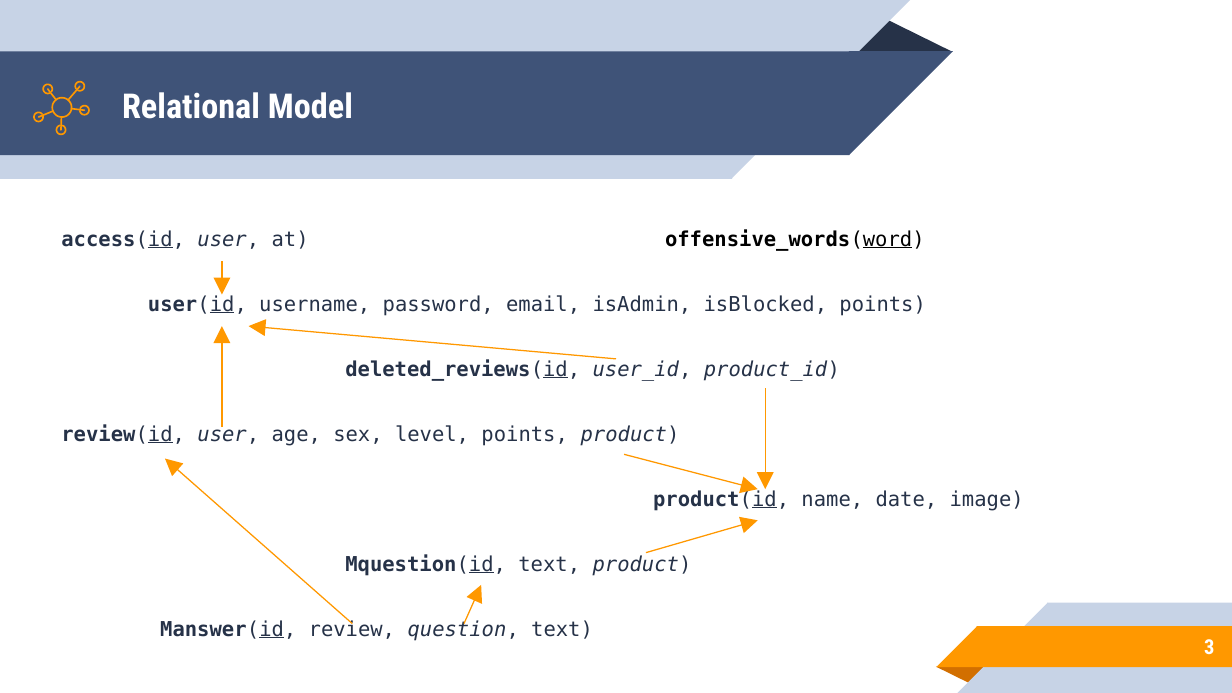
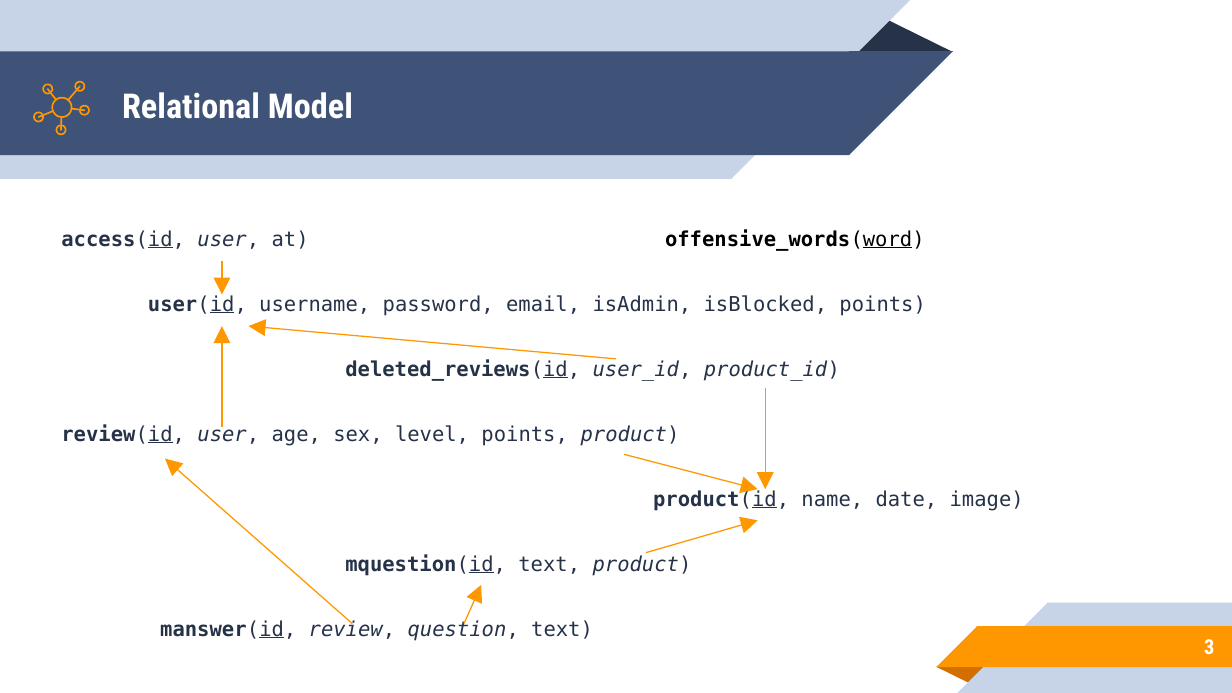
Before and after one commit to Sbi98/DB2Project, a slide deck: slide 3 of DB2 Presentation.pptx. Drawn at 1232x693 pixels with LibreOffice and Linux fonts; fonts in the diff are those of the drawing. Boxes give left, top, right and bottom in pixels: in the first picture for what was removed or moved away, otherwise in the second. Text is boxed around its words. In the diff, an @@ line names an element or a change of style, - is before the commit and + after.

```diff
--- a/DB2 Presentation.pptx
+++ b/DB2 Presentation.pptx
@@ text at bbox=[160, 554, 692, 641]: text changed @@
-Mquestion(id, text, product)
-Manswer(id, review, question, text)
+mquestion(id, text, product)
+manswer(id, review, question, text)
```
Also in this commit, not shown: 3 other slides changed.
